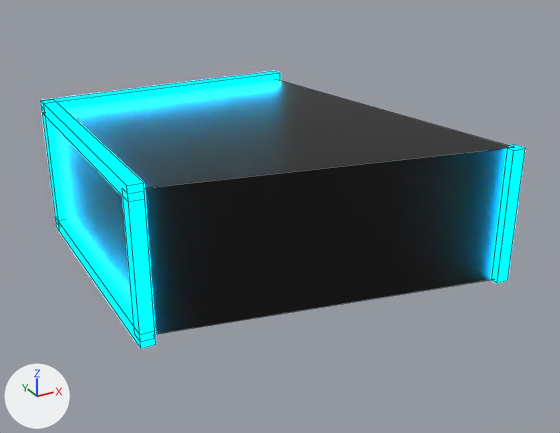
Renders of the Blender file static/blender/OLIT/top/top.blend from each side of a commit.
Before and after are seen from a 50 mm lens placed at (-2.28, -5.11, 2.17), pointed at (0.32, -0.37, -0.19). Lighting does not change. The marker at lower left points along +X, +Y and +Z. Mesh edges are drawn as thin lines.
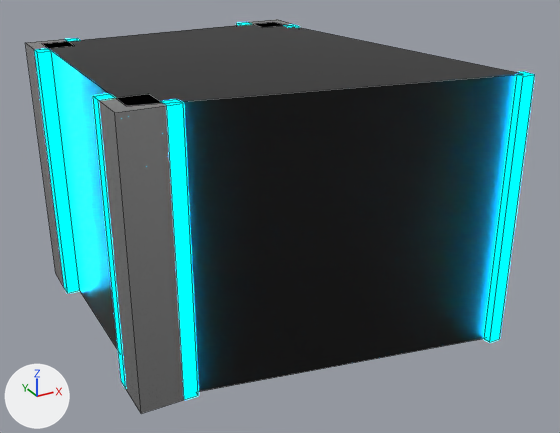
Edits to the bpy script that builds the scene:
```text
Change me_cube:
    where me_cube.from_pydata(...)  # 8 vertices, 6 faces; spans x -1.0..1.0, y -1.0..1.0, z -1.0..1.0
    used by ob_cube_001; location = (-1.0, 1.0, 0.0); scale = (0.05, 0.05, 0.5)
    remove me_cube.materials.append(mat_e)  # blue #00afff
    me_cube part 2: a new loose piece, a box spanning x -5.0..1.0, y 1.0..7.0, z -1.0..1.0, in mat_material_002 (light grey #c0c0c0)
    add me_cube.materials.append(mat_emissive)  # blue #00afff
    add me_cube.materials.append(mat_material_002)  # light grey #c0c0c0
    add me_cube.materials.append(mat_emissive_004)  # blue #00afff
Change me_cube_002:
    where me_cube_002.from_pydata(...)  # 8 vertices, 6 faces; spans x -1.0..1.0, y -1.0..1.0, z -1.0..1.0
    used by ob_cube_002; location = (-1.0, -1.0, 0.0); scale = (0.05, 0.05, 0.5)
    remove me_cube_002.materials.append(mat_e)  # blue #00afff
    me_cube_002 part 1: a new loose piece, a box spanning x -1.0..5.0, y 1.0..7.0, z -1.0..1.0, in mat_material_001 (light grey #c0c0c0)
    add me_cube_002.materials.append(mat_emissive_001)  # blue #00afff
    add me_cube_002.materials.append(mat_material_001)  # light grey #c0c0c0
    add me_cube_002.materials.append(mat_emissive_006)  # blue #00afff
Change ob_cube:
    ob_cube.scale: (1.0, 1.0, 0.5) -> (1.0, 1.0, 1.0)
Change ob_cube_001:
    ob_cube_001.location: (-1.0, 1.0, 0.0) -> (1.05, 0.75, 0.0)
    ob_cube_001.scale: (0.05, 0.05, 0.5) -> (0.05, 0.05, 1.0)
Change ob_cube_002:
    ob_cube_002.location: (-1.0, -1.0, 0.0) -> (-1.05, 0.75, 0.0)
    ob_cube_002.scale: (0.05, 0.05, 0.5) -> (0.05, 0.05, 1.0)
Change ob_cube_004:
    ob_cube_004.scale: (0.05, 0.05, 0.5) -> (0.05, 0.05, 1.0)
Remove ob_cube_005:
    ob_cube_005 = bpy.data.objects.new('Cube.005', me_cube_005)
Remove ob_cube_006:
    ob_cube_006 = bpy.data.objects.new('Cube.006', me_cube_006)
Remove ob_cube_007:
    ob_cube_007 = bpy.data.objects.new('Cube.007', me_cube_007)
Remove ob_cube_008:
    ob_cube_008 = bpy.data.objects.new('Cube.008', me_cube_008)
Add ob_cube_010:
    ob_cube_010 = bpy.data.objects.new('Cube.010', me_cube_010)  # a box spanning x -1.0..1.0, y -1.0..1.0, z -1.0..1.0, material slot 0; a box spanning x -1.0..5.0, y -7.0..-1.0, z -1.0..1.0, material slot 1; a box spanning x 5.0..7.0, y -7.0..-5.0, z -1.0..1.0, material slot 2; in mat_emissive_003 (blue #00afff), mat_material_007 (light grey #c0c0c0), mat_emissive_007 (blue #00afff)
    ob_cube_010.location = (-1.05, -0.75, 0.0)
    ob_cube_010.scale = (0.05, 0.05, 1.0)
```

Pixel boxes (x1, y1, x2, y2) of what changed, in the pictures (560 x 433 px):
'Cube', rescaled (45% taller): before (53, 79, 513, 334); after (43, 22, 522, 392)
'Cube.010', added: after (93, 94, 198, 414)
'Cube.002', reshaped, moved, rescaled: before (122, 189, 155, 342); after (25, 38, 80, 293)
'Cube.004', rescaled (49% wider, 94% taller): before (491, 144, 525, 283); after (484, 71, 535, 342)
'Cube.008', deleted: before (41, 99, 145, 202)
'Cube.005', deleted: before (41, 71, 280, 113)
'Cube.007', deleted: before (57, 220, 156, 348)
'Cube.001', reshaped, moved, rescaled: before (42, 111, 64, 224); after (237, 19, 299, 27)
part 1 of me_cube_002, added: after (25, 39, 73, 287)
part 2 of me_cube, added: after (248, 19, 293, 27)
